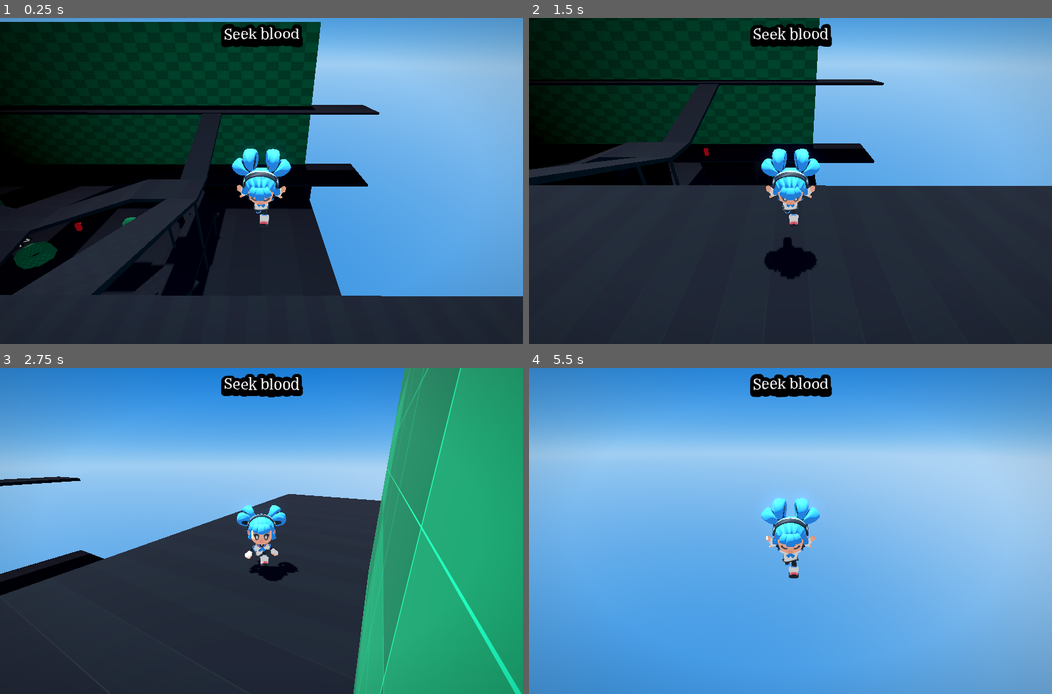
Above: before the commit, frames 1-4 (two rows, left to right).
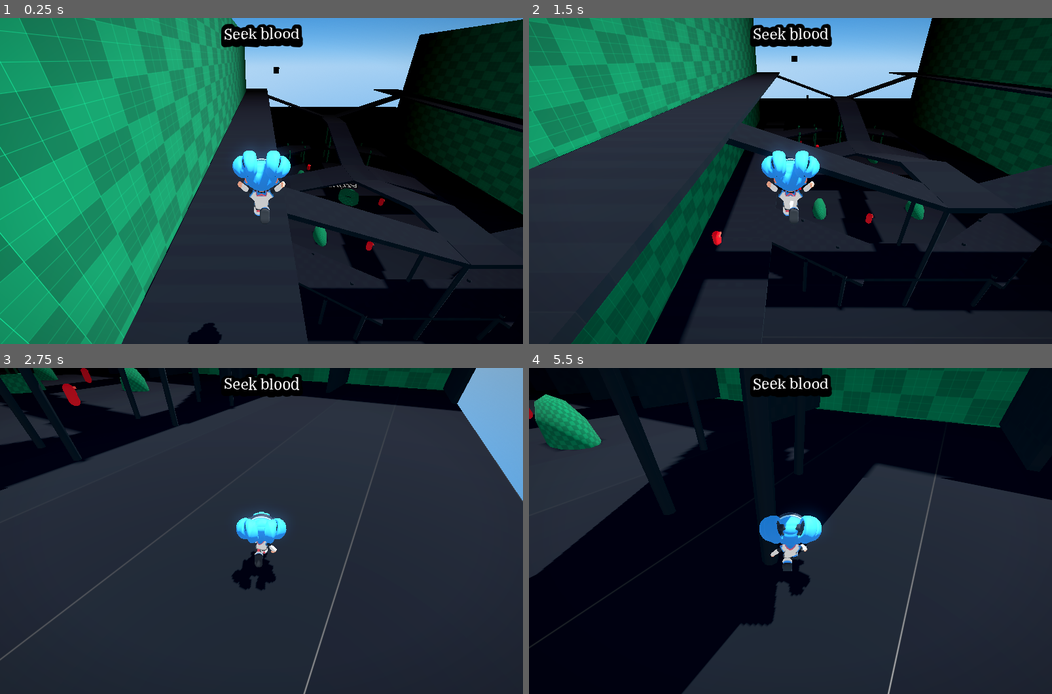
Above: after the commit, the same moments.

Repository: jake6724/no_poly_jam
Game: Godot game, scene res://scenes/TestLevel.tscn
Same seed, same stepped clock (60 frames per second), same inputs: the game is played once before the commit and once after it.
Inputs (mouse positions are in pixels of both pictures, inside the frame that each line leads up to):
- Up to frame 1 (0.25 s): no input
- Up to frame 2 (1.5 s): move the mouse to (905, 164) at 0.52 s; hold D (move_right) 0.53-1.28 s; hold Ctrl (control) 0.53-1.28 s; tap Space (jump) at 0.77 s; move the mouse to (685, 197) at 1.27 s; hold S (move_down) from 1.28 s (still down); click (685, 197) at 1.35 s
- Up to frame 3 (2.75 s): tap Space (jump) at 1.52 s; move the mouse to (271, 524) at 2.02 s; release S (move_down) at 2.03 s; hold W (move_up) from 2.03 s (still down); tap Mouse wheel down (scroll_down) at 2.1 s
- Up to frame 4 (5.5 s): keep holding W (move_up); move the mouse to (785, 537) at 2.77 s; tap Mouse wheel up (scroll_up) at 2.85 s; tap Space (jump) at 3.02, 3.77, 4.52 s; move the mouse to (827, 534) at 3.52 s; tap Shift (sprint) at 3.6 s; move the mouse to (748, 527) at 4.27 s; tap Ctrl (control) at 4.35 s; move the mouse to (795, 531) at 5.02 s; click (795, 531) at 5.1 s

The runs differ from the first frame. In frame 1, 82% of the frame differs, in the area x 0-100%, y 0-100%; in frame 2, 64%; in frame 3, 66%; in frame 4, 99%.

Commit message:
Add player rotate with camera

Diff:
--- a/scenes/Player.tscn
+++ b/scenes/Player.tscn
@@ -10,6 +10,7 @@
 height = 1.53125
 
 [node name="Player" type="CharacterBody3D" node_paths=PackedStringArray("_camera", "_camera_pivot", "_spring_arm", "_capsule_collider", "grapple_raycast", "grapple_controller", "_skin")]
+transform = Transform3D(-4.371139e-08, 0, 1, 0, 1, 0, -1, 0, -4.371139e-08, 0, 0, 0)
 collision_layer = 2
 collision_mask = 5
 script = ExtResource("1_v6fml")
@@ -36,17 +37,16 @@
 shape = SubResource("CapsuleShape3D_p0vlq")
 
 [node name="CameraPivot" type="Node3D" parent="."]
-transform = Transform3D(1, 0, 0, 0, 0.8660254, -0.5, 0, 0.5, 0.8660254, 0, 1.1704572, 0)
+transform = Transform3D(-3.7855163e-08, 0.5, -0.8660252, 2.1855687e-08, 0.86602527, 0.49999994, 0.99999976, -2.379867e-16, -4.3711374e-08, 0, 1.1704572, 0)
 
 [node name="SpringArm3D" type="SpringArm3D" parent="CameraPivot"]
-transform = Transform3D(-1, 0, -8.742278e-08, 0, 1, 0, 8.742278e-08, 0, -1, 0, 0, 0)
 spring_length = 5.0
 
 [node name="Camera3D" type="Camera3D" parent="CameraPivot/SpringArm3D"]
-visible = false
 current = true
 
 [node name="GrappleRaycast" type="RayCast3D" parent="CameraPivot/SpringArm3D/Camera3D"]
+visible = false
 target_position = Vector3(0, 0, -30)
 
 [node name="GrappleController" type="Node" parent="." node_paths=PackedStringArray("player", "grapple_raycast", "grapple_rope")]
--- a/scenes/SophiaSkin.tscn
+++ b/scenes/SophiaSkin.tscn
@@ -142,49 +142,49 @@
 [node name="sophia" parent="." instance=ExtResource("1_e4pev")]
 
 [node name="Skeleton3D" parent="sophia/rig" index="0"]
-bones/0/position = Vector3(0.0226746, 0.4962614, -0.008484801)
-bones/0/rotation = Quaternion(0.12547679, 0.08609038, -0.009400386, 0.9883095)
+bones/0/position = Vector3(0.017884636, 0.4962759, -0.008662639)
+bones/0/rotation = Quaternion(0.12648518, 0.06410206, 0.0068703806, 0.9898713)
 bones/1/rotation = Quaternion(-0.0644765, 2.4167748e-09, -4.122523e-09, 0.99791926)
 bones/1/scale = Vector3(1, 1, 1)
-bones/2/rotation = Quaternion(-0.07735531, 0.032631908, -0.00045807913, 0.9964693)
-bones/3/rotation = Quaternion(-0.0015890517, 0.09756595, 0.0022334903, 0.9952253)
-bones/4/rotation = Quaternion(0.14745997, -0.06472015, 0.0073558455, 0.9869209)
+bones/2/rotation = Quaternion(-0.077456586, 0.008409966, -0.00011749065, 0.9969603)
+bones/3/rotation = Quaternion(-0.0016595032, 0.02517816, 0.00057618157, 0.9996815)
+bones/4/rotation = Quaternion(0.14775296, -0.016687956, 0.0018966394, 0.98888177)
 bones/5/rotation = Quaternion(-0.11464784, -1.0599841e-09, 1.4507046e-08, 0.9934063)
-bones/6/rotation = Quaternion(-0.015808284, -0.06512881, 0.0010318835, 0.9977511)
+bones/6/rotation = Quaternion(-0.015839651, -0.016795995, 0.0002661336, 0.99973345)
 bones/6/scale = Vector3(1, 1, 1)
-bones/7/rotation = Quaternion(0.989653, 0.11439917, -0.008440293, -0.08618972)
+bones/7/rotation = Quaternion(0.9914314, 0.11456831, -0.0057015647, -0.062493645)
 bones/7/scale = Vector3(1, 1, 1)
-bones/8/rotation = Quaternion(0.9896829, -0.11413994, -0.011423285, 0.08584524)
+bones/8/rotation = Quaternion(0.99145305, -0.11438046, -0.008689899, 0.062148497)
 bones/8/scale = Vector3(1, 1, 1)
-bones/9/rotation = Quaternion(0.84081125, 0.058410723, -0.03729636, 0.5368741)
-bones/10/rotation = Quaternion(0.409819, -0.0047329734, 0.01053374, 0.9120939)
-bones/11/rotation = Quaternion(0.8041939, 0.20080175, -0.24573046, 0.502561)
+bones/9/rotation = Quaternion(0.84177506, 0.042310473, -0.027016034, 0.5374895)
+bones/10/rotation = Quaternion(0.4093164, -0.020834718, 0.046369754, 0.9109753)
+bones/11/rotation = Quaternion(0.80788916, 0.18537608, -0.23606858, 0.5071712)
 bones/11/scale = Vector3(1, 1, 1)
-bones/12/rotation = Quaternion(0.40967533, -0.016364686, 0.013426057, 0.9119858)
-bones/13/rotation = Quaternion(0.8242343, -0.08767554, 0.17388009, 0.53171104)
+bones/12/rotation = Quaternion(0.40871572, -0.03245173, 0.049255706, 0.9107536)
+bones/13/rotation = Quaternion(0.82240564, -0.1034319, 0.18402298, 0.5282864)
 bones/13/scale = Vector3(1, 1, 1)
-bones/14/rotation = Quaternion(0.40994397, 0.006898965, 0.007639648, 0.91205263)
-bones/15/rotation = Quaternion(-0.35827106, -0.045506243, -0.28686857, 0.88728654)
+bones/14/rotation = Quaternion(0.4098984, -0.009216691, 0.043476284, 0.9110479)
+bones/15/rotation = Quaternion(-0.35834184, -0.044945486, -0.2854797, 0.8877344)
 bones/15/scale = Vector3(1, 1, 1)
-bones/16/rotation = Quaternion(3.137381e-08, 1.16696704e-07, 0.032312915, 0.99947786)
-bones/17/rotation = Quaternion(-0.33456472, 0.13599795, 0.5051358, 0.78384244)
+bones/16/rotation = Quaternion(8.671447e-09, 1.13745735e-07, -0.055308804, 0.99846935)
+bones/17/rotation = Quaternion(-0.33435145, 0.13652132, 0.5063619, 0.78305095)
 bones/17/scale = Vector3(1, 1, 1)
-bones/18/rotation = Quaternion(5.1684076e-08, -9.8656606e-08, 0.032312747, 0.9994778)
-bones/19/rotation = Quaternion(-0.41072783, 0.024044342, 0.08887547, 0.9070975)
-bones/20/rotation = Quaternion(-1.9342092e-07, -8.12417e-09, 0.03231282, 0.99947786)
-bones/21/rotation = Quaternion(-0.40312505, 0.08225349, 0.1470846, 0.8994947)
-bones/22/rotation = Quaternion(-2.0653553e-07, 3.1896736e-08, 0.032312844, 0.99947786)
+bones/18/rotation = Quaternion(2.5804797e-08, -8.614519e-08, -0.05530899, 0.99846935)
+bones/19/rotation = Quaternion(-0.41068965, 0.024687085, 0.09029495, 0.9069572)
+bones/20/rotation = Quaternion(-1.9281133e-07, -2.7490592e-09, -0.055308897, 0.99846935)
+bones/21/rotation = Quaternion(-0.40299577, 0.0828842, 0.14849201, 0.8992634)
+bones/22/rotation = Quaternion(-1.5448198e-07, 7.8212015e-09, -0.05530891, 0.99846935)
 bones/23/rotation = Quaternion(-0.57975745, -0.38261652, -0.39648923, 0.6002351)
-bones/24/rotation = Quaternion(-0.317375, 0.6530704, -0.4016743, 0.5580591)
+bones/24/rotation = Quaternion(-0.2501903, 0.6392039, -0.4715982, 0.55355066)
 bones/24/scale = Vector3(1, 1, 1)
 bones/25/position = Vector3(-2.8434439e-08, 0.06935179, 7.450578e-09)
-bones/25/rotation = Quaternion(-2.7811021e-08, 0.01482046, -3.3854803e-08, 0.9998902)
+bones/25/rotation = Quaternion(9.987414e-08, -0.0071007386, 1.5650303e-07, 0.9999748)
 bones/26/position = Vector3(-3.30328e-08, 0.06935183, -7.2529183e-09)
-bones/26/rotation = Quaternion(0.21151865, 0.014821073, -0.0031954816, 0.9772565)
+bones/26/rotation = Quaternion(0.31679973, -0.0071009, 0.0023751, 0.948463)
 bones/27/position = Vector3(-1.0005895e-07, 0.06411955, -5.122263e-09)
-bones/27/rotation = Quaternion(2.4617941e-08, 0.00067313295, 2.0030099e-07, 0.99999976)
+bones/27/rotation = Quaternion(-4.1737316e-08, 0.0010311996, 9.403274e-08, 0.9999995)
 bones/28/position = Vector3(2.5463677e-08, 0.06411971, 1.7002112e-08)
-bones/28/rotation = Quaternion(0.045564905, 0.0013870354, 0.051846325, 0.9976141)
+bones/28/rotation = Quaternion(0.065819375, 0.0019149868, 0.051842034, 0.99648213)
 bones/28/scale = Vector3(1, 1, 1)
 bones/29/rotation = Quaternion(0.152207, 0.687514, 0.0919657, 0.70406)
 bones/29/scale = Vector3(1, 1, 1)
@@ -215,16 +215,16 @@
 bones/46/scale = Vector3(1, 1, 1)
 bones/47/rotation = Quaternion(0.514301, -3.908084e-05, -7.179821e-05, 0.8576098)
 bones/48/rotation = Quaternion(-0.579758, 0.382616, 0.396489, 0.600235)
-bones/49/rotation = Quaternion(-0.2252433, -0.6334834, 0.4936872, 0.551577)
+bones/49/rotation = Quaternion(-0.29508328, -0.64874804, 0.42676333, 0.556709)
 bones/49/scale = Vector3(1, 1, 1)
 bones/50/position = Vector3(6.545451e-08, 0.0693517, 1.1175876e-08)
-bones/50/rotation = Quaternion(-3.6404188e-08, 0.014689145, -1.813365e-08, 0.9998922)
+bones/50/rotation = Quaternion(3.5069878e-08, -0.0071666623, -3.0857592e-07, 0.99997437)
 bones/51/position = Vector3(6.3970134e-08, 0.06935181, 2.1280567e-08)
-bones/51/rotation = Quaternion(0.2780543, 0.014585871, -0.0042478875, 0.9604452)
+bones/51/rotation = Quaternion(0.26003128, -0.0071666944, 0.0019295674, 0.96557176)
 bones/52/position = Vector3(3.4691762e-08, 0.064119704, -9.4529234e-08)
-bones/52/rotation = Quaternion(-2.5739047e-07, 0.000673191, 1.5476955e-07, 0.99999976)
+bones/52/rotation = Quaternion(-9.36323e-08, 0.0010314245, -1.9649365e-08, 0.9999995)
 bones/53/position = Vector3(4.3119677e-08, 0.06411977, -9.508382e-08)
-bones/53/rotation = Quaternion(-0.050686684, 0.0011183878, -0.051865645, 0.9973664)
+bones/53/rotation = Quaternion(-0.07093483, 0.0016466998, -0.051869452, 0.9961301)
 bones/53/scale = Vector3(1, 1, 1)
 bones/55/position = Vector3(-0.007881446, 0.1267775, 0.022745017)
 bones/55/rotation = Quaternion(0.6349347, 0.08099386, 0.12939136, 0.7573347)
@@ -268,33 +268,33 @@
 bones/78/rotation = Quaternion(-0.03010153, -9.416816e-09, 5.131731e-09, 0.99954695)
 bones/79/rotation = Quaternion(-0.152455, -0.79333, -0.285504, 0.515628)
 bones/80/rotation = Quaternion(-0.152455, 0.79333, 0.285504, 0.515628)
-bones/81/rotation = Quaternion(0.97635275, 0.054171573, -0.04698602, 0.20394376)
+bones/81/rotation = Quaternion(0.97624236, 0.05208876, -0.04664507, 0.20508994)
 bones/81/scale = Vector3(1, 1, 0.999999)
 bones/82/position = Vector3(4.0262864e-09, 0.09425194, -2.7339116e-08)
-bones/82/rotation = Quaternion(-1.5813642e-08, -0.060945418, -3.324859e-08, 0.99814117)
+bones/82/rotation = Quaternion(-4.184355e-08, -0.06148071, 1.187601e-08, 0.9981083)
 bones/83/position = Vector3(1.5889889e-08, 0.09425195, 1.3329547e-08)
-bones/83/rotation = Quaternion(0.18823892, -0.061520144, 0.011815352, 0.9801234)
+bones/83/rotation = Quaternion(0.19601044, -0.06157679, 0.01233384, 0.9785888)
 bones/84/position = Vector3(1.751695e-09, 0.09256122, 1.0277262e-08)
-bones/84/rotation = Quaternion(-1.3263636e-08, 0.014395494, 2.0261274e-08, 0.9998964)
+bones/84/rotation = Quaternion(4.2900876e-08, 0.00085849443, 2.2593813e-08, 0.9999997)
 bones/85/position = Vector3(1.9390427e-08, 0.092561126, -2.2068775e-08)
-bones/85/rotation = Quaternion(-0.5468004, 0.049370896, 0.055744804, 0.83394516)
+bones/85/rotation = Quaternion(-0.54080945, 0.035913713, 0.063315906, 0.8379895)
 bones/85/scale = Vector3(1, 1, 1)
 bones/86/position = Vector3(-2.6709067e-08, 0.22408424, 3.7787494e-08)
-bones/86/rotation = Quaternion(1.2543883e-05, 0.95389616, -0.30013698, -3.2480634e-06)
+bones/86/rotation = Quaternion(1.3306638e-05, 0.9511771, -0.30864578, -3.6008287e-06)
 bones/86/scale = Vector3(1, 1, 1)
-bones/87/rotation = Quaternion(0.9594506, -0.15007949, 0.062350437, 0.23031116)
+bones/87/rotation = Quaternion(0.955891, -0.15379983, 0.06290465, 0.2422005)
 bones/87/scale = Vector3(1, 1, 0.999999)
 bones/88/position = Vector3(-1.5956433e-08, 0.09473321, 5.933809e-10)
-bones/88/rotation = Quaternion(2.4846788e-08, 0.050808378, -3.559247e-08, 0.9987085)
+bones/88/rotation = Quaternion(6.702676e-08, 0.050204396, -9.662167e-08, 0.998739)
 bones/89/position = Vector3(-2.4356353e-08, 0.09473327, 2.3282933e-09)
-bones/89/rotation = Quaternion(0.31617865, 0.050022595, -0.016697152, 0.9472328)
+bones/89/rotation = Quaternion(0.323036, 0.04964243, -0.016971052, 0.94493145)
 bones/90/position = Vector3(1.0783471e-08, 0.093051754, -1.301859e-08)
-bones/90/rotation = Quaternion(-1.0591685e-08, 0.08434487, -4.7400212e-11, 0.9964367)
+bones/90/rotation = Quaternion(-4.1400043e-08, 0.0710846, -5.0165582e-08, 0.9974704)
 bones/91/position = Vector3(-3.9171937e-09, 0.093051754, 1.0220447e-09)
-bones/91/rotation = Quaternion(-0.5277245, 0.049595363, -0.141713, 0.8360411)
+bones/91/rotation = Quaternion(-0.5423293, 0.03623675, -0.12864661, 0.82946724)
 bones/91/scale = Vector3(1, 1, 1)
 bones/92/position = Vector3(-1.144757e-08, 0.22408819, 3.4813496e-08)
-bones/92/rotation = Quaternion(-3.3318e-05, 0.93126905, -0.36433217, 1.2324797e-05)
+bones/92/rotation = Quaternion(-2.636901e-05, 0.934473, -0.35603428, 9.357086e-06)
 bones/92/scale = Vector3(1, 1, 1)
 
 [node name="Sophia" parent="sophia/rig/Skeleton3D" index="0"]
--- a/scripts/player/player.gd
+++ b/scripts/player/player.gd
@@ -112,12 +112,11 @@
 	was_grounded = is_grounded
 	is_grounded = is_on_floor()
 
-	# print(velocity)
 	if _rotate_camera:
 		# Set X and Y camera rotation. Clamp X axis so player cannot look fully up or down
 		_camera_pivot.rotation.x += _camera_input_direction.y * delta
 		_camera_pivot.rotation.y -= _camera_input_direction.x  * delta
-		_camera_pivot.rotation.x = clamp(_camera_pivot.rotation.x, (-PI / 6.0), (PI / 3.0))
+		_camera_pivot.rotation.x = clamp(_camera_pivot.rotation.x, (-PI / 4.0), (PI / 6.0))
 
 	# Reset _camera_input_direction for the next time _unhandled_input() is triggered
 	# If this is not reset, the camera will keep rotating until new input comes in
@@ -140,7 +139,6 @@
 	velocity.y = 0.0
 	velocity = velocity.move_toward((move_direction * move_speed), acceleration * delta)
 	velocity.y = (y_velocity + (gravity * delta))
-	print(velocity.y)
 
 	if prev_is_on_floor != is_on_floor() and not is_on_floor():
 		coyote_jump_timer.start(jump_coyote_time)
@@ -158,12 +156,8 @@
 	if get_real_velocity().y >= 0:
 		acceleration = 70.0
 
-	# Ensure that character look direction does not update when there is no input
-	# if move_direction.length() > MOVE_DIRECTION_THRESHOLD:
-	# 	_last_movement_direction = move_direction
-
-	# var target_angle: float = Vector3.BACK.signed_angle_to(_last_movement_direction, Vector3.UP)
-	_skin.global_rotation.y = lerp_angle(_skin.global_rotation.y, _camera.global_rotation.y, rotation_speed * delta)
+	# Offset camera rotation with PI so that character faces away from camera
+	_skin.global_rotation.y = lerp_angle(_skin.global_rotation.y, _camera.global_rotation.y + PI, rotation_speed * delta)
 
 	# Animate
 	if not is_on_floor() and velocity.y <= 0:
